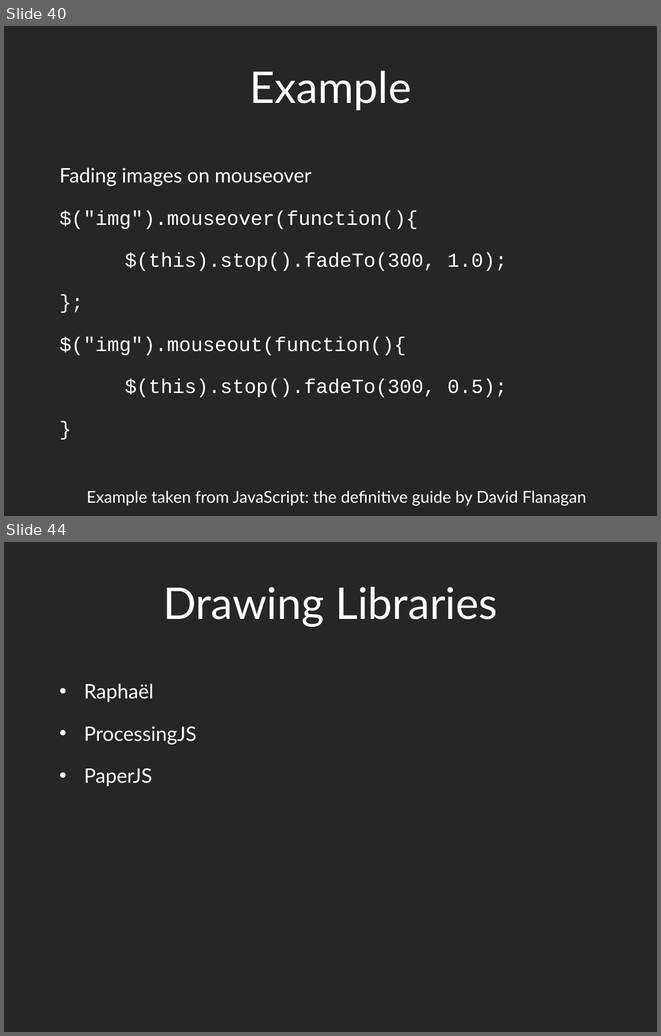
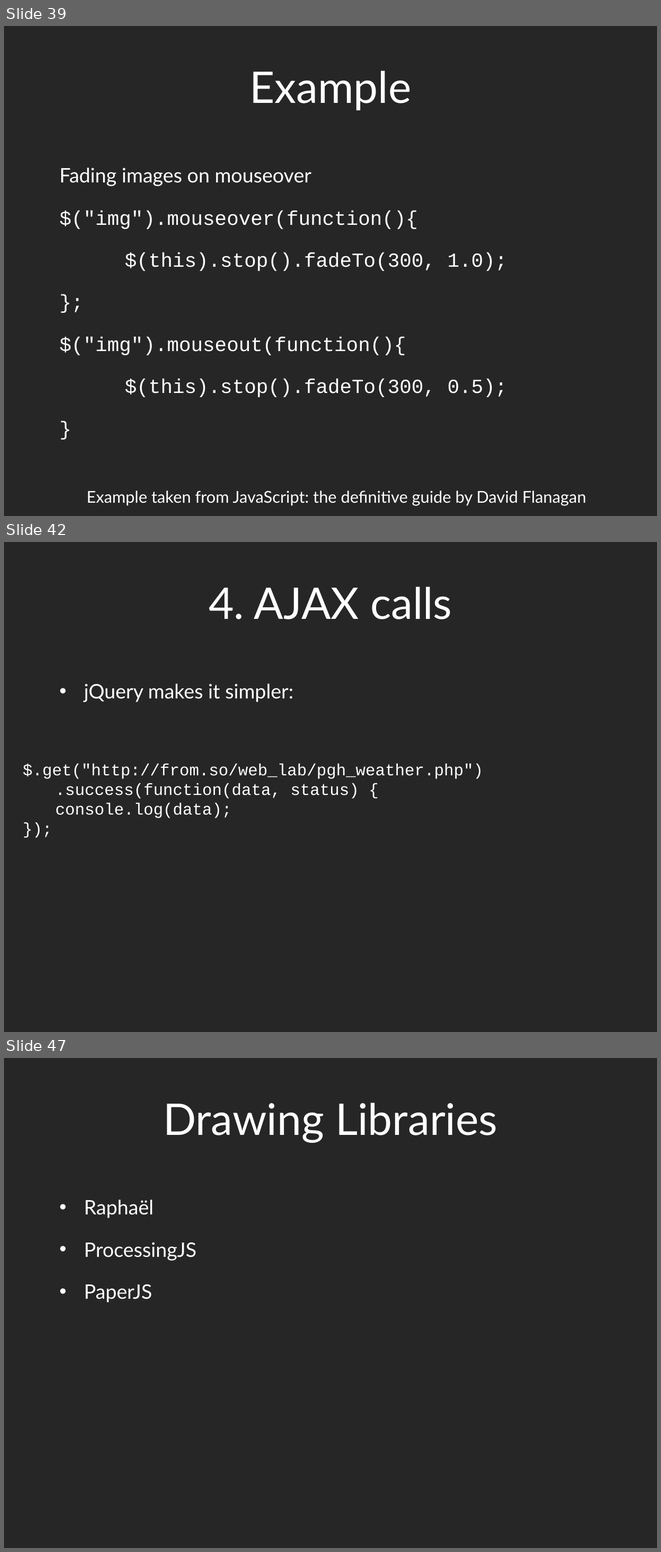
Before and after one commit to dantasse/ssuiweb2014, a slide deck: week10/week10.pptx. Shown one above the other, each under a label of ours: slides 40 and 44 before the commit, slides 39, 42 and 47 after it; the slides between them are not shown. The pictures are 661x1036 and 661x1552 pixels, drawn with LibreOffice and Linux fonts; fonts in the diff are those of the drawing. Boxes give left, top, right and bottom in pixels: in the first picture for what was removed or moved away, otherwise in the second. Text is boxed around its words. In the diff, an @@ line names an element or a change of style, - is before the commit and + after.

```diff
--- a/week10/week10.pptx
+++ b/week10/week10.pptx
@@ slide 42 added at [4,542,657,1032], background #262626 @@
@@ title added at [209,587,452,619], 48 pt, text #FFFFFF @@
+4. AJAX calls
@@ text added at [84,684,293,702], 22 pt, text #FFFFFF @@
+• jQuery makes it simpler:
@@ text added at [23,764,483,818], 18 pt, text #FFFFFF @@
+$.get("http://from.so/web_lab/pgh_weather.php")
+.success(function(data, status) {
+console.log(data);
+});
@@ what was slide 40 is now slide 39 @@
@@ what was slide 44 is now slide 47 @@
```
Also in this commit, not shown: 7 slides changed, 3 other slides added, 1 slide removed, 2 other files.
